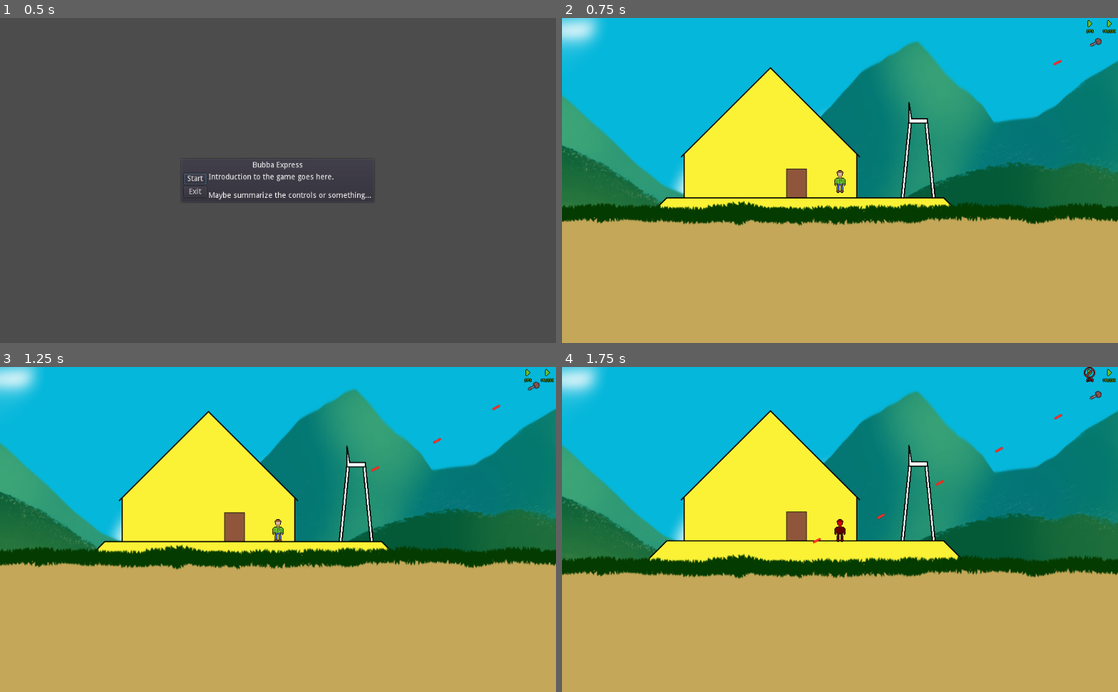
Above: before the commit, frames 1-4 (two rows, left to right).
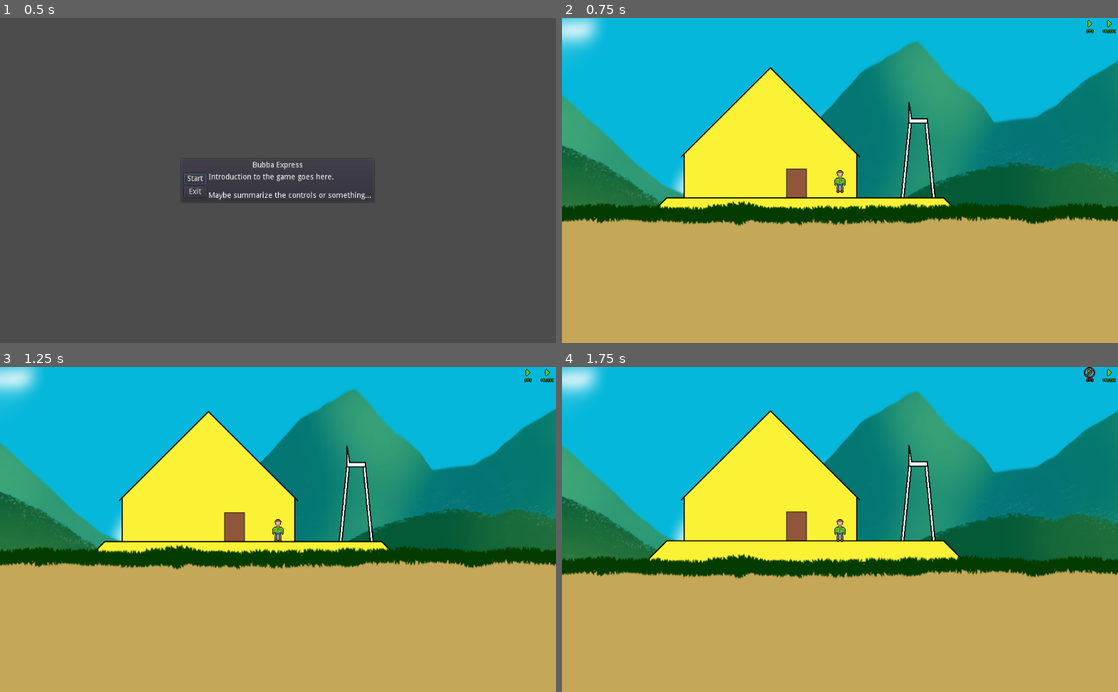
Above: after the commit, the same moments.

Repository: pizzasgood/BubbaExpress_LD46
Game: Godot game, scene res://TitleScreen.tscn
Two runs of this game, one before a commit and one after it. Both use one fixed random seed, a clock stepped at 60 frames per second and the inputs below.
Inputs (mouse positions are in pixels of both pictures, inside the frame that each line leads up to):
- Up to frame 1 (0.5 s): no input
- Up to frame 2 (0.75 s): click "Start" at 0.5 s
- Up to frame 3 (1.25 s): no input
- Up to frame 4 (1.75 s): click (1090, 529) at 1.25 s

Frame 1 is identical in both runs. In frame 2, less than 0.1% of the frame differs, in the area x 88-98%, y 5-15%; in frame 3, less than 0.1%; in frame 4, 0.2%, in the area x 45-98%, y 7-55%.

Commit message:
Add sound effects

Diff:
--- a/Bubba.gd
+++ b/Bubba.gd
@@ -30,6 +30,7 @@
 func wake():
 	state = WAKING
 	$WakeTimer.start()
+	$StartupRumble.play()
 
 func get_up():
 	state = RISING
@@ -37,6 +38,8 @@
 func get_ready():
 	state = STANDING
 	$ReadyTimer.start()
+	$StartupRumble.stop()
+	$EngineSound.play()
 
 func get_moving():
 	state = WALKING
--- a/Bubba.tscn
+++ b/Bubba.tscn
@@ -1,8 +1,10 @@
-[gd_scene load_steps=4 format=2]
+[gd_scene load_steps=6 format=2]
 
 [ext_resource path="res://tex/BubbaHead.png" type="Texture" id=1]
 [ext_resource path="res://tex/BubbaBody.png" type="Texture" id=2]
 [ext_resource path="res://Bubba.gd" type="Script" id=3]
+[ext_resource path="res://sfx/rumble.ogg" type="AudioStream" id=4]
+[ext_resource path="res://sfx/engine.ogg" type="AudioStream" id=5]
 
 [node name="Bubba" type="KinematicBody2D"]
 script = ExtResource( 3 )
@@ -43,5 +45,13 @@
 
 [node name="ReadyTimer" type="Timer" parent="."]
 one_shot = true
+
+[node name="StartupRumble" type="AudioStreamPlayer2D" parent="."]
+stream = ExtResource( 4 )
+bus = "SFX"
+
+[node name="EngineSound" type="AudioStreamPlayer2D" parent="."]
+stream = ExtResource( 5 )
+bus = "SFX"
 [connection signal="timeout" from="WakeTimer" to="." method="_on_WakeTimer_timeout"]
 [connection signal="timeout" from="ReadyTimer" to="." method="_on_ReadyTimer_timeout"]
--- a/Level.tscn
+++ b/Level.tscn
@@ -16,4 +16,4 @@
 [node name="Map" parent="." instance=ExtResource( 3 )]
 
 [node name="RotatingGun" parent="." instance=ExtResource( 4 )]
-position = Vector2( 958.685, 188.731 )
+position = Vector2( 1330.68, 166.731 )
--- a/Player.gd
+++ b/Player.gd
@@ -67,6 +67,7 @@
 	else:
 		sprite.modulate = Color(1, 0, 0, 1)
 	$DamageFlash.start()
+	$OwSound.play()
 	hp = new_hp
 	if hp <= 0:
 		call_deferred("die")
--- a/Player.tscn
+++ b/Player.tscn
@@ -1,7 +1,8 @@
-[gd_scene load_steps=4 format=2]
+[gd_scene load_steps=5 format=2]
 
 [ext_resource path="res://tex/Dude.png" type="Texture" id=1]
 [ext_resource path="res://Player.gd" type="Script" id=2]
+[ext_resource path="res://sfx/ow.wav" type="AudioStream" id=3]
 
 [sub_resource type="CapsuleShape2D" id=1]
 radius = 10.8977
@@ -31,4 +32,8 @@
 [node name="DamageFlash" type="Timer" parent="."]
 wait_time = 0.25
 one_shot = true
+
+[node name="OwSound" type="AudioStreamPlayer2D" parent="."]
+stream = ExtResource( 3 )
+bus = "SFX"
 [connection signal="timeout" from="DamageFlash" to="." method="_on_DamageFlash_timeout"]
--- a/RotatingGun.gd
+++ b/RotatingGun.gd
@@ -50,6 +50,7 @@
 	get_tree().get_current_scene().find_node("Level").add_child(p)
 	ready_to_fire = false
 	$CooldownTimer.start()
+	$ShootSound.play()
 
 func _on_CooldownTimer_timeout():
 	ready_to_fire = true
--- a/RotatingGun.tscn
+++ b/RotatingGun.tscn
@@ -1,7 +1,8 @@
-[gd_scene load_steps=3 format=2]
+[gd_scene load_steps=4 format=2]
 
 [ext_resource path="res://tex/RotatingGun.png" type="Texture" id=1]
 [ext_resource path="res://RotatingGun.gd" type="Script" id=2]
+[ext_resource path="res://sfx/laser.wav" type="AudioStream" id=3]
 
 [node name="RotatingGun" type="Node2D"]
 script = ExtResource( 2 )
@@ -12,4 +13,8 @@
 [node name="CooldownTimer" type="Timer" parent="."]
 wait_time = 0.25
 one_shot = true
+
+[node name="ShootSound" type="AudioStreamPlayer2D" parent="."]
+stream = ExtResource( 3 )
+bus = "SFX"
 [connection signal="timeout" from="CooldownTimer" to="." method="_on_CooldownTimer_timeout"]
Not shown, added: sfx/boom.wav.import
Not shown, added: sfx/engine.ogg.import
Not shown, added: sfx/laser.wav.import
Not shown, added: sfx/ow.wav.import
Not shown, added: sfx/rocket.wav.import
Not shown, added: sfx/rumble.ogg.import
Not shown, added: sfx/stomp.wav.import
Not shown, added: sfx/boom.sfxr
Not shown, added: sfx/boom.wav
Not shown, added: sfx/engine.ogg
Not shown, added: sfx/laser.sfxr
Not shown, added: sfx/laser.wav
(and 7 more such lines)
